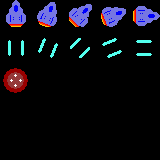
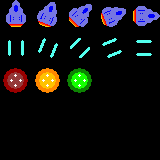
Layer changes from the first 160px x 160px image to the second:
painted on "Background" over [35, 68, 92, 93]
